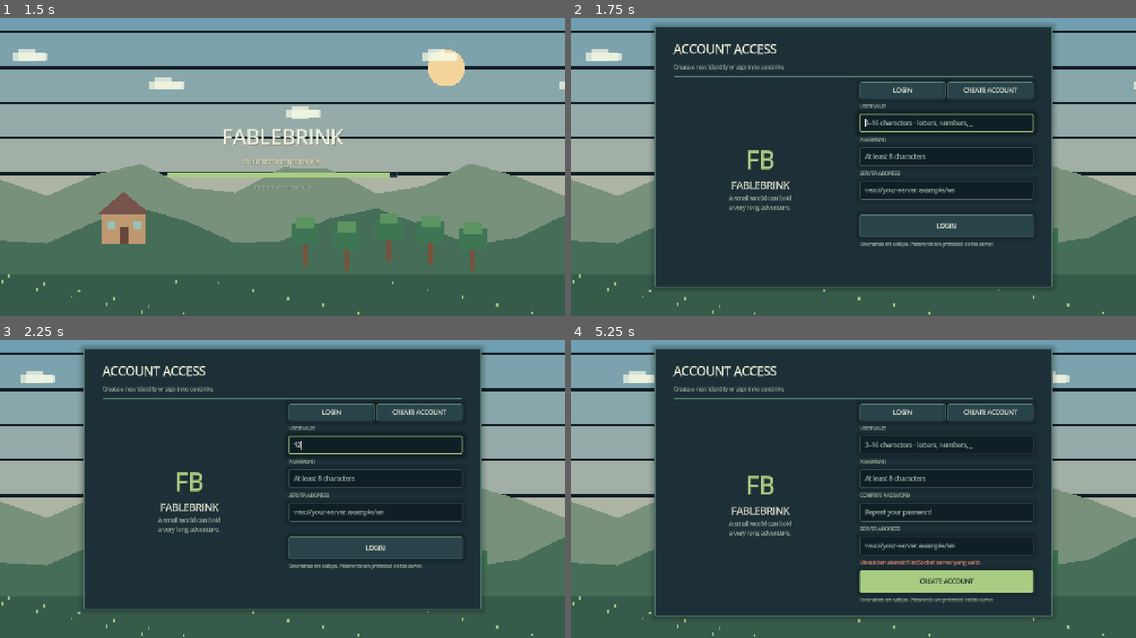
Above: before the commit, frames 1-4 (two rows, left to right).
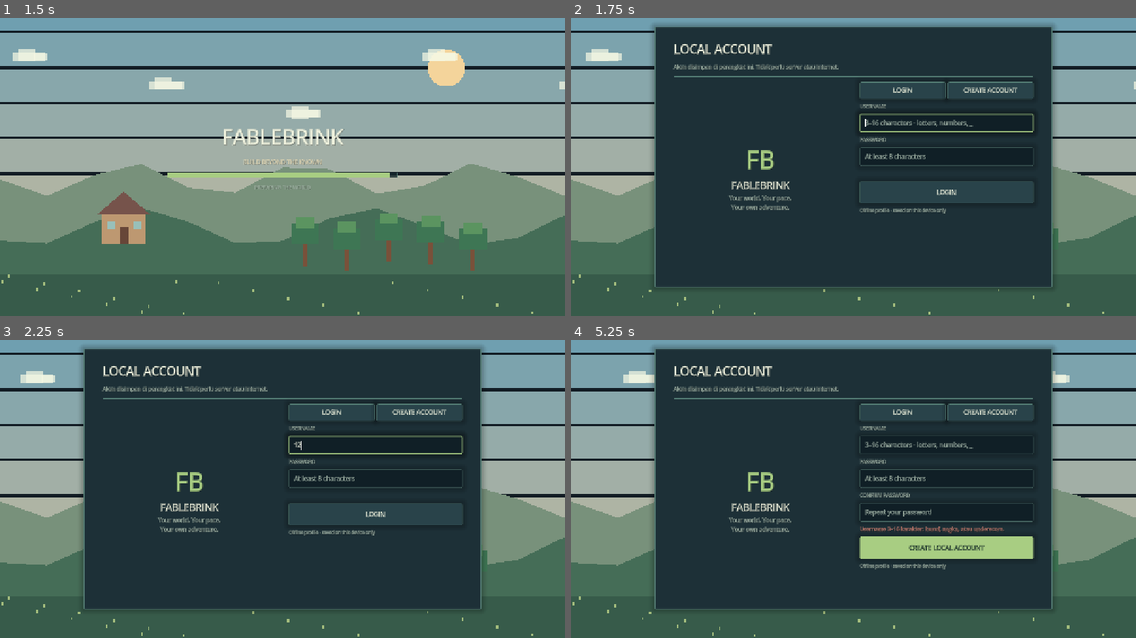
Above: after the commit, the same moments.

Repository: irzanfaelasuh-spec/Fable-
Game: Godot game, scene res://scenes/main.tscn
The game is run twice, just before and just after one commit, with the same random seed, the same clock (stepped at 60 frames per second) and the same inputs.
Inputs (mouse positions are in pixels of both pictures, inside the frame that each line leads up to):
- Up to frame 1 (1.5 s): move the mouse to (406, 140) at 0.52 s; hold D 0.53-1.25 s; hold F 0.53-1.25 s; click (406, 140) at 0.67 s; tap Space at 0.77 s; drag from (169, 172) to (254, 220) at 1.27 s
- Up to frame 2 (1.75 s): no input
- Up to frame 3 (2.25 s): click (372, 444) at 2.02 s; type "12" at 2.1 s
- Up to frame 4 (5.25 s): click (943, 480) at 2.25 s; type "12" at 2.33 s; click "LOGIN" at 2.75 s; click "CREATE ACCOUNT" at 3.5 s; click "CREATE ACCOUNT" at 4.25 s; click "CREATE ACCOUNT" (after the commit: "CREATE LOCAL ACCOUNT") at 5 s

Frame 1 is identical in both runs. In frame 2, 3.9% of the frame differs, in the area x 18-82%, y 8-78%; in frame 3, 3.9%; in frame 4, 8.7%, in the area x 14-86%, y 8-94%.

Commit message:
Fixed login

Diff:
--- a/scripts/main.gd
+++ b/scripts/main.gd
@@ -338,7 +338,7 @@
 func _show_auth(mode: String) -> void:
 	current_screen = "auth"
 	auth_mode = mode
-	var stack := _make_panel("ACCOUNT ACCESS", "Create a new identity or sign in to continue.", Vector2(900, 590))
+	var stack := _make_panel("LOCAL ACCOUNT", "Akun disimpan di perangkat ini. Tidak perlu server atau internet.", Vector2(900, 590))
 	var row := HBoxContainer.new()
 	row.size_flags_vertical = Control.SIZE_EXPAND_FILL
 	row.add_theme_constant_override("separation", 28)
@@ -354,7 +354,7 @@
 	var brand_title := _make_label("FABLEBRINK", 22, UI_TEXT)
 	brand_title.horizontal_alignment = HORIZONTAL_ALIGNMENT_CENTER
 	brand.add_child(brand_title)
-	var brand_note := _make_label("A small world can hold\na very long adventure.", 13, UI_MUTED)
+	var brand_note := _make_label("Your world. Your pace.\nYour own adventure.", 13, UI_MUTED)
 	brand_note.horizontal_alignment = HORIZONTAL_ALIGNMENT_CENTER
 	brand.add_child(brand_note)
 	var form := VBoxContainer.new()
@@ -374,29 +374,42 @@
 		auth_confirm = _make_line_edit(form, "Repeat your password", true)
 	else:
 		auth_confirm = null
-	form.add_child(_make_label("SERVER ADDRESS", 11, UI_MUTED))
-	auth_server = _make_line_edit(form, "wss://your-server.example/ws")
-	auth_server.text = server_url
+	auth_server = null
 	auth_status = _make_label("", 12, UI_MUTED)
 	form.add_child(auth_status)
-	var submit_text := "CREATE ACCOUNT" if auth_mode == "create" else "LOGIN"
+	var submit_text := "CREATE LOCAL ACCOUNT" if auth_mode == "create" else "LOGIN"
 	form.add_child(_make_button(submit_text, _submit_auth, 50))
-	var footer := _make_label("Usernames are unique. Passwords are protected on the server.", 10, UI_MUTED)
-	form.add_child(footer)
+	form.add_child(_make_label("Offline profile · saved on this device only", 10, UI_MUTED))
 	if auth_mode == "create":
 		auth_confirm.grab_focus()
 	else:
 		auth_username.grab_focus()
 
+func _load_local_accounts() -> Dictionary:
+	if not FileAccess.file_exists("user://accounts.json"):
+		return {}
+	var file := FileAccess.open("user://accounts.json", FileAccess.READ)
+	if file == null:
+		return {}
+	var parsed: Variant = JSON.parse_string(file.get_as_text())
+	if parsed is Dictionary:
+		return parsed
+	return {}
+
+func _save_local_accounts(accounts: Dictionary) -> void:
+	var file := FileAccess.open("user://accounts.json", FileAccess.WRITE)
+	if file != null:
+		file.store_string(JSON.stringify(accounts, "\t"))
+
+func _password_digest(salt: String, password: String) -> String:
+	var context := HashingContext.new()
+	context.start(HashingContext.HASH_SHA256)
+	context.update((salt + password).to_utf8_buffer())
+	return context.finish().hex_encode()
+
 func _submit_auth() -> void:
 	var username := auth_username.text.strip_edges()
 	var password := auth_password.text
-	server_url = auth_server.text.strip_edges()
-	_save_settings()
-	if not (server_url.begins_with("wss://") or server_url.begins_with("ws://")):
-		auth_status.text = "Masukkan alamat WebSocket server yang valid."
-		auth_status.add_theme_color_override("font_color", UI_DANGER)
-		return
 	var username_rule := RegEx.new()
 	username_rule.compile("^[A-Za-z0-9_]{3,16}$")
 	if username_rule.search(username) == null:
@@ -407,14 +420,38 @@
 		auth_status.text = "Password minimal 8 karakter."
 		auth_status.add_theme_color_override("font_color", UI_DANGER)
 		return
-	if auth_mode == "create" and (auth_confirm == null or auth_confirm.text != password):
-		auth_status.text = "Konfirmasi password tidak cocok."
-		auth_status.add_theme_color_override("font_color", UI_DANGER)
-		return
-	pending_auth = {"type": "register" if auth_mode == "create" else "login", "username": username, "password": password}
-	auth_status.text = "Menghubungkan ke server..."
-	auth_status.add_theme_color_override("font_color", UI_ACCENT)
-	network.connect_to_server(server_url)
+	if auth_mode == "create":
+		if auth_confirm == null or auth_confirm.text != password:
+			auth_status.text = "Konfirmasi password tidak cocok."
+			auth_status.add_theme_color_override("font_color", UI_DANGER)
+			return
+	var accounts := _load_local_accounts()
+	var account_key := username.to_lower()
+	if auth_mode == "create":
+		if accounts.has(account_key):
+			auth_status.text = "Username sudah digunakan di perangkat ini."
+			auth_status.add_theme_color_override("font_color", UI_DANGER)
+			return
+		var salt := str(randi()) + "_" + str(Time.get_ticks_usec())
+		accounts[account_key] = {"username": username, "salt": salt, "password_hash": _password_digest(salt, password)}
+		_save_local_accounts(accounts)
+	else:
+		if not accounts.has(account_key):
+			auth_status.text = "Akun tidak ditemukan. Pilih CREATE ACCOUNT."
+			auth_status.add_theme_color_override("font_color", UI_DANGER)
+			return
+		var account: Dictionary = accounts[account_key]
+		var salt := str(account.get("salt", ""))
+		var saved_hash := str(account.get("password_hash", ""))
+		if _password_digest(salt, password) != saved_hash:
+			auth_status.text = "Password salah."
+			auth_status.add_theme_color_override("font_color", UI_DANGER)
+			return
+		username = str(account.get("username", username))
+	current_username = username
+	current_player_id = "local_" + account_key
+	pending_auth.clear()
+	_show_menu()
 
 func _on_network_connected() -> void:
 	if not pending_auth.is_empty():
@@ -545,7 +582,9 @@
 	right.add_theme_constant_override("separation", 11)
 	body.add_child(right)
 	right.add_child(_make_button("PLAY  /  SINGLEPLAYER", _show_world_select, 54))
-	right.add_child(_make_button("MULTIPLAYER", _show_multiplayer, 54))
+	var multiplayer_button := _make_button("MULTIPLAYER · COMING SOON", _show_multiplayer, 54)
+	multiplayer_button.disabled = true
+	right.add_child(multiplayer_button)
 	right.add_child(_make_button("SETTINGS", _show_settings, 44))
 	right.add_child(_make_button("ABOUT", _show_about, 44))
 	right.add_child(_make_button("LOG OUT", _logout, 42))
@@ -711,8 +750,6 @@
 	stack.add_child(_make_button("BACK", _show_menu, 44))
 
 func _logout() -> void:
-	if network.is_connected_to_server():
-		network.send_data({"type": "logout"})
 	current_username = ""
 	current_player_id = ""
 	_show_auth("login")
